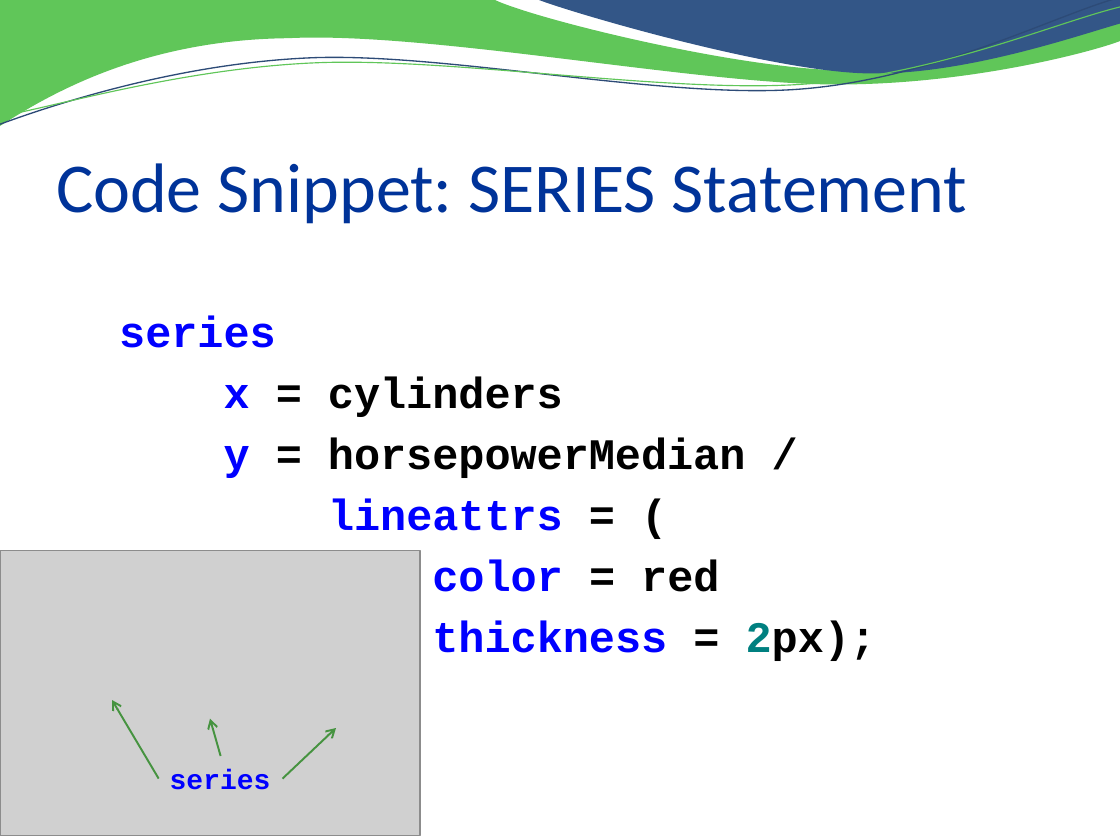
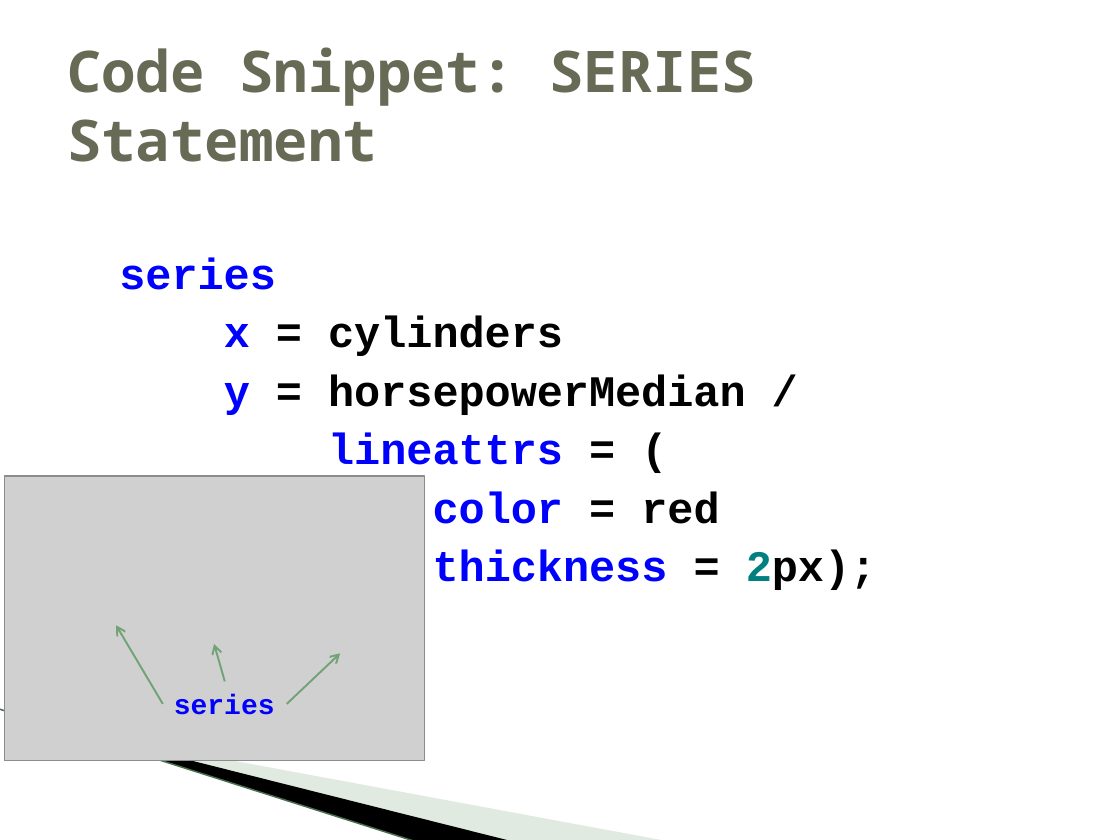
Before and after one commit to RhoInc/sas-violinPlot, a slide deck: slide 19 of doc/Presentation.pptx. Drawn at 1120x840 pixels with LibreOffice and Linux fonts; fonts in the diff are those of the drawing; grey boxes stand for pictures; background and template pictures are left out. Boxes give left, top, right and bottom in pixels: in the first picture for what was removed or moved away, otherwise in the second. Text is boxed around its words. In the diff, an @@ line names an element or a change of style, - is before the commit and + after.

```diff
--- a/doc/Presentation.pptx
+++ b/doc/Presentation.pptx
@@ freeform shape removed at (0, 0, 1120, 127) @@
@@ freeform shape removed at (0, 0, 1120, 131) @@
@@ freeform shape removed at (0, 7, 1120, 125) @@
@@ freeform shape removed at (536, 0, 1120, 77) @@
@@ title "Code Snippet: SERIES Statement": place and size @@
-title "Code Snippet: SERIES Statement" at (56, 163, 967, 224)
+title "Code Snippet: SERIES Statement" at (67, 47, 756, 162)
@@ title "Code Snippet: SERIES Statement" at (67, 47, 756, 162): size 45 to 36.9 pt, font Calibri to Noto Sans Mono, text colour #003399 to #676A55, bold on; vertical alignment bottom to middle @@
@@ text "series": place and size @@
-text "series" at (119, 315, 876, 661)
+text "series" at (119, 257, 876, 590)
@@ text "series" at (119, 257, 876, 590): less space between paragraphs @@
@@ arrow (162, 704) - (116, 625): stroke #469441 1.25 pt to #72A376 1.25 pt @@
@@ 3 arrows, 1 picture, 1 text: place and size @@
-3 arrows, 1 picture, 1 text at (0, 551, 420, 836)
+3 arrows, 1 picture, 1 text at (4, 476, 424, 760)
@@ arrow (225, 681) - (214, 644): stroke #469441 1.25 pt to #72A376 1.25 pt @@
@@ arrow (287, 704) - (340, 653): stroke #469441 1.25 pt to #72A376 1.25 pt @@
@@ line added from (0, 709) to (416, 840), #ACC6AE 0.95 pt @@
@@ freeform shape added at (59, 727, 512, 840), fill #000000 @@
@@ freeform shape added at (62, 728, 666, 840), fill #B3CBB5 at 40% opacity @@
```
Also in this commit, not shown: 18 other slides changed, 4 slides added, 3 slides removed, 8 other files.
